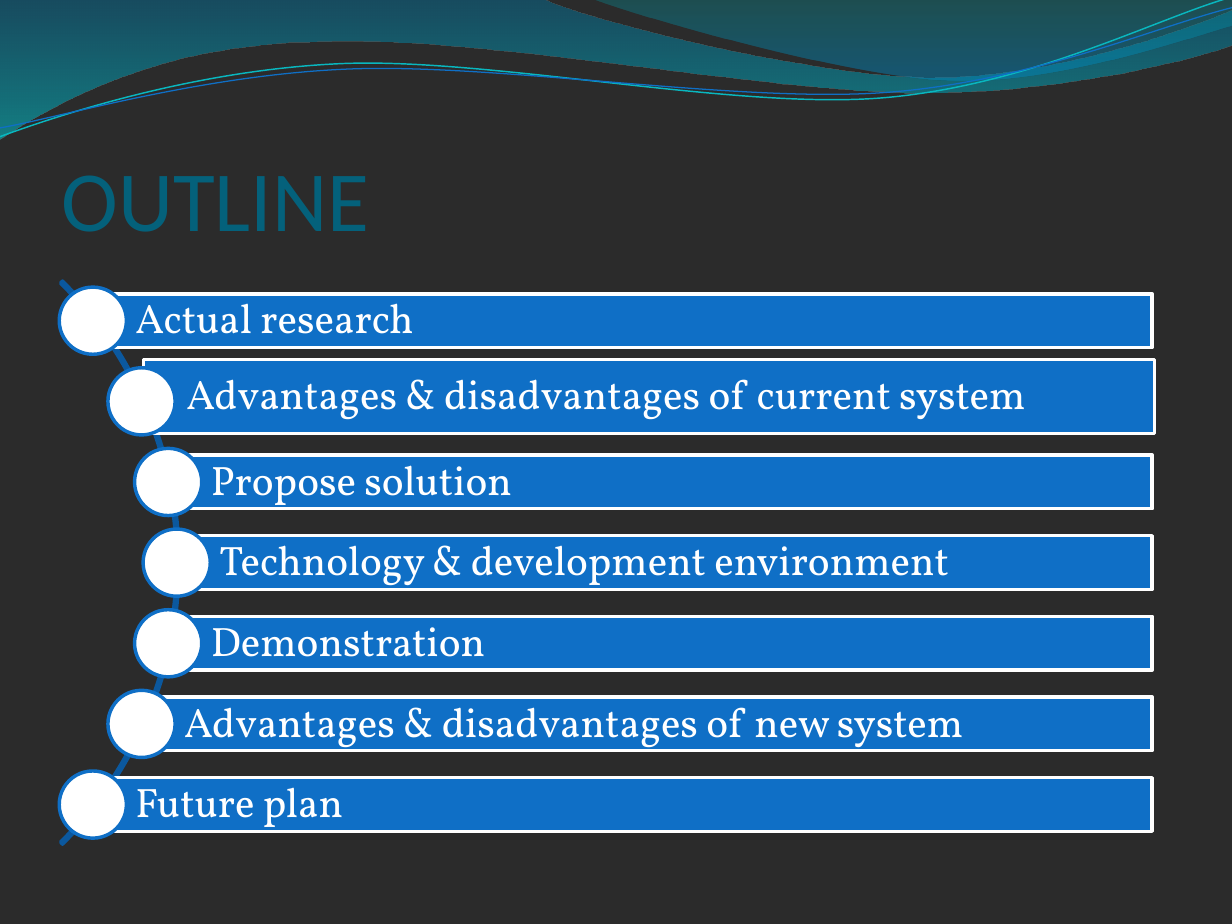
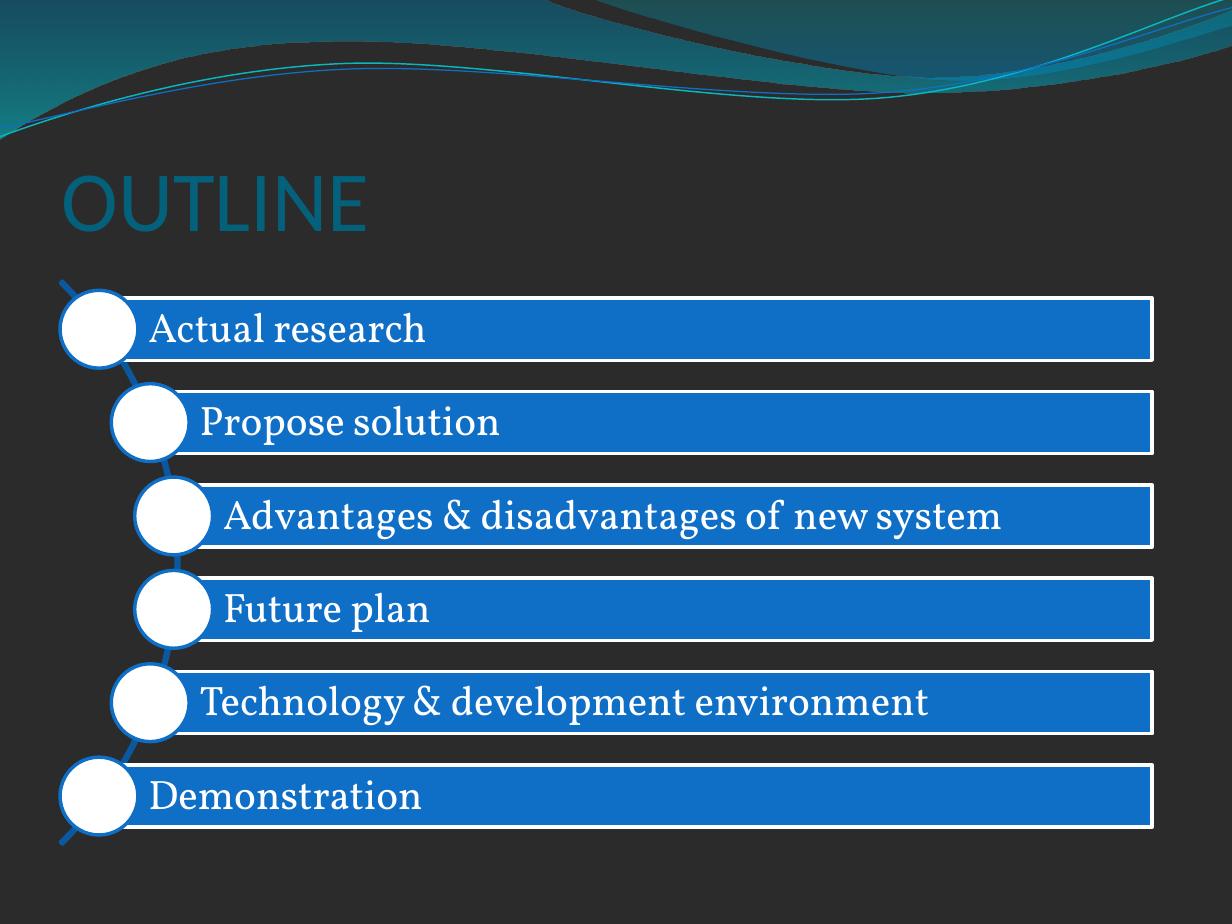
Before and after one commit to lighting92/football-pitches-booking, a slide deck: slide 3 of CD/Football Pitche1s Booking System.pptx (slide 4 before the commit). Drawn at 1232x924 pixels with LibreOffice and Linux fonts; fonts in the diff are those of the drawing; background and template pictures are left out; a plain dark background stands for a picture behind light text. Boxes give left, top, right and bottom in pixels: in the first picture for what was removed or moved away, otherwise in the second. Text is boxed around its words. In the diff, an @@ line names an element or a change of style, - is before the commit and + after.

```diff
--- a/CD/Football Pitche1s Booking System.pptx
+++ b/CD/Football Pitche1s Booking System.pptx
@@ ellipse: place and size @@
-ellipse at (59, 287, 127, 355)
+ellipse at (60, 291, 138, 368)
@@ text "Actual research" rewrapped from (135, 294, 413, 352) to (148, 312, 426, 361) @@
@@ rectangle: place and size @@
-rectangle at (92, 293, 1152, 347)
+rectangle at (99, 298, 1152, 361)
@@ ellipse: place and size @@
-ellipse at (108, 368, 176, 436)
+ellipse at (111, 383, 188, 461)
@@ text removed at (186, 379, 1025, 420) @@
-Advantages & disadvantages of current system
@@ text "Propose solution" rewrapped from (211, 455, 512, 513) to (200, 405, 501, 454) @@
@@ rectangle: place and size @@
-rectangle at (144, 360, 1154, 434)
+rectangle at (150, 392, 1152, 455)
@@ ellipse: place and size @@
-ellipse at (134, 448, 202, 516)
+ellipse at (134, 477, 212, 554)
@@ rectangle: place and size @@
-rectangle at (168, 455, 1152, 509)
+rectangle at (174, 485, 1152, 548)
@@ text "Advantages & disadvantages of new ..." rewrapped from (184, 697, 963, 755) to (223, 499, 1002, 547) @@
@@ ellipse removed at (143, 529, 211, 596) @@
@@ rectangle removed at (176, 536, 1152, 590) @@
@@ ellipse: place and size @@
-ellipse at (134, 610, 202, 678)
+ellipse at (134, 570, 212, 648)
@@ rectangle: place and size @@
-rectangle at (168, 616, 1152, 670)
+rectangle at (174, 578, 1152, 641)
@@ text "Future plan" rewrapped from (135, 778, 343, 836) to (223, 592, 430, 641) @@
@@ ellipse: place and size @@
-ellipse at (108, 690, 176, 758)
+ellipse at (111, 664, 188, 742)
@@ text "Technology & development environment" rewrapped from (219, 536, 949, 594) to (200, 685, 930, 734) @@
@@ rectangle: place and size @@
-rectangle at (142, 697, 1152, 752)
+rectangle at (150, 671, 1152, 734)
@@ ellipse: place and size @@
-ellipse at (59, 771, 127, 839)
+ellipse at (60, 758, 138, 835)
@@ rectangle: place and size @@
-rectangle at (92, 777, 1152, 832)
+rectangle at (99, 765, 1152, 828)
@@ text "Demonstration" rewrapped from (211, 617, 485, 675) to (148, 780, 422, 828) @@
```
Also in this commit, not shown: 1 slide removed.
